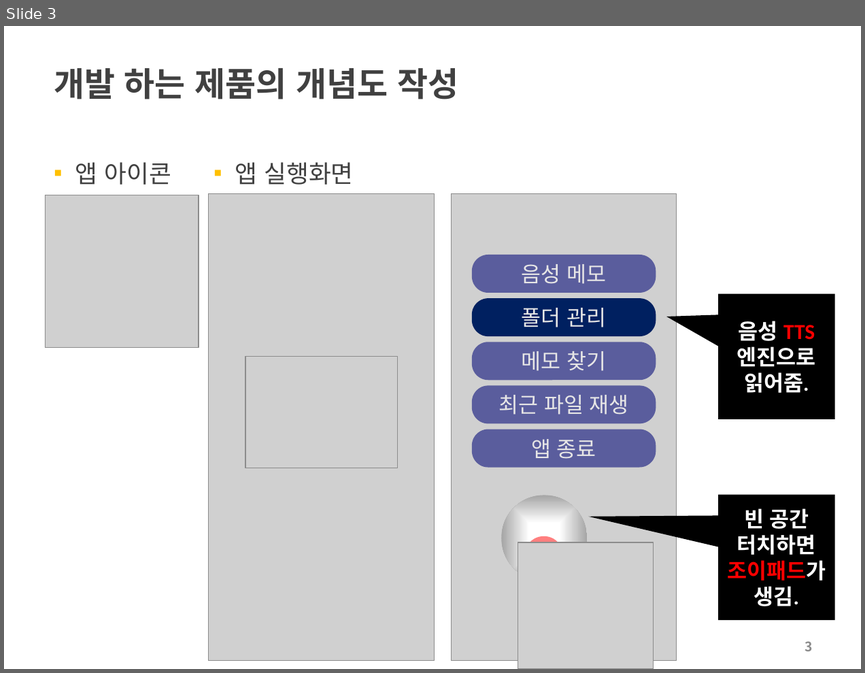
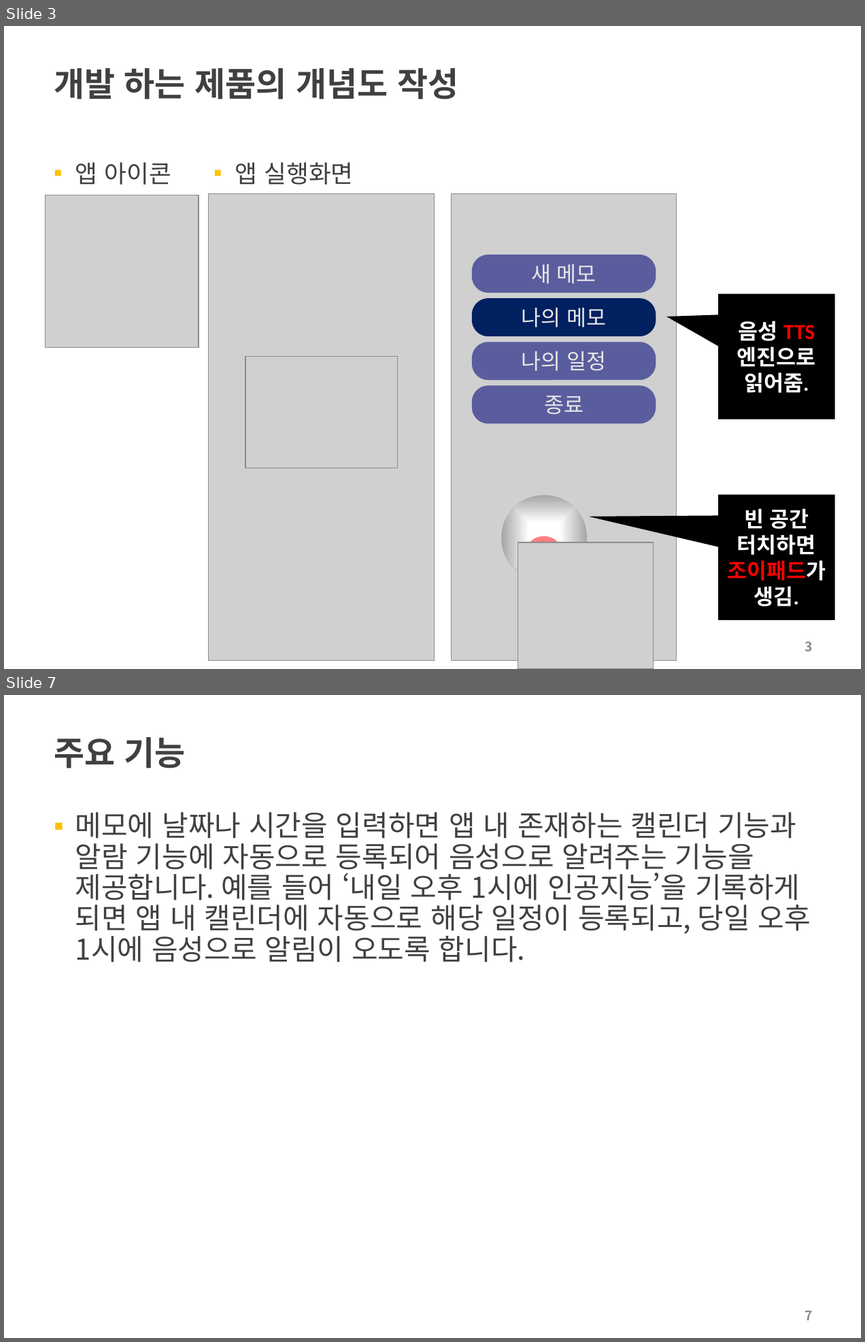
Before and after one commit to choisinho/capstone1, a slide deck: 2022-2-PreCapstoneDesign-최종보고서.pptx. Shown one above the other, each under a label of ours: slide 3 before the commit, slides 3 and 7 after it; the slides between them are not shown. The pictures are 865x673 and 865x1342 pixels, drawn with LibreOffice and Linux fonts; fonts in the diff are those of the drawing; grey boxes stand for pictures; background and template pictures are left out. Boxes give left, top, right and bottom in pixels: in the first picture for what was removed or moved away, otherwise in the second. Text is boxed around its words. In the diff, an @@ line names an element or a change of style, - is before the commit and + after.

```diff
--- a/2022-2-PreCapstoneDesign-최종보고서.pptx
+++ b/2022-2-PreCapstoneDesign-최종보고서.pptx
@@ slide 7 added at <box>4,695,861,1338</box>, background #FFFFFF @@
@@ title added at <box>54,737,186,768</box>, 28 pt, text #404040, bold @@
+주요 기능
@@ text added at <box>75,812,810,962</box>, 24 pt, text #404040 @@
+▪ 메모에 날짜나 시간을 입력하면 앱 내 존재하는 캘린더 기능과 알람 기능에 자동으로 등록되어 음성으로 알려주는 기능을 제공합니다. 예를 들어 ‘내일 오후 1시에 인공지능’을 기록하게 되면 앱 내 캘린더에 자동으로 해당 일정이 등록되고, 당일 오후 1시에 음성으로 알림이 오도록 합니다.
@@ page number added at <box>805,1310,813,1320</box>, 11 pt, text #8C8C8C, bold @@
+7
@@ slide 3 changed as well @@
@@ text in rounded rectangle at <box>531,264,596,284</box>: text changed @@
-음성 메모
+새 메모
@@ text in rounded rectangle at <box>521,308,606,327</box>: text changed @@
-폴더 관리
+나의 메모
@@ text in rounded rectangle at <box>521,351,606,371</box>: text changed @@
-메모 찾기
+나의 일정
@@ text in rounded rectangle at <box>544,395,583,414</box>: text changed @@
-최근 파일 재생
+종료
@@ rounded rectangle removed at <box>472,429,656,467</box> @@
-앱 종료
```
Also in this commit, not shown: 2 other slides changed, 9 other slides added, 2 slides removed, 1 other file.
